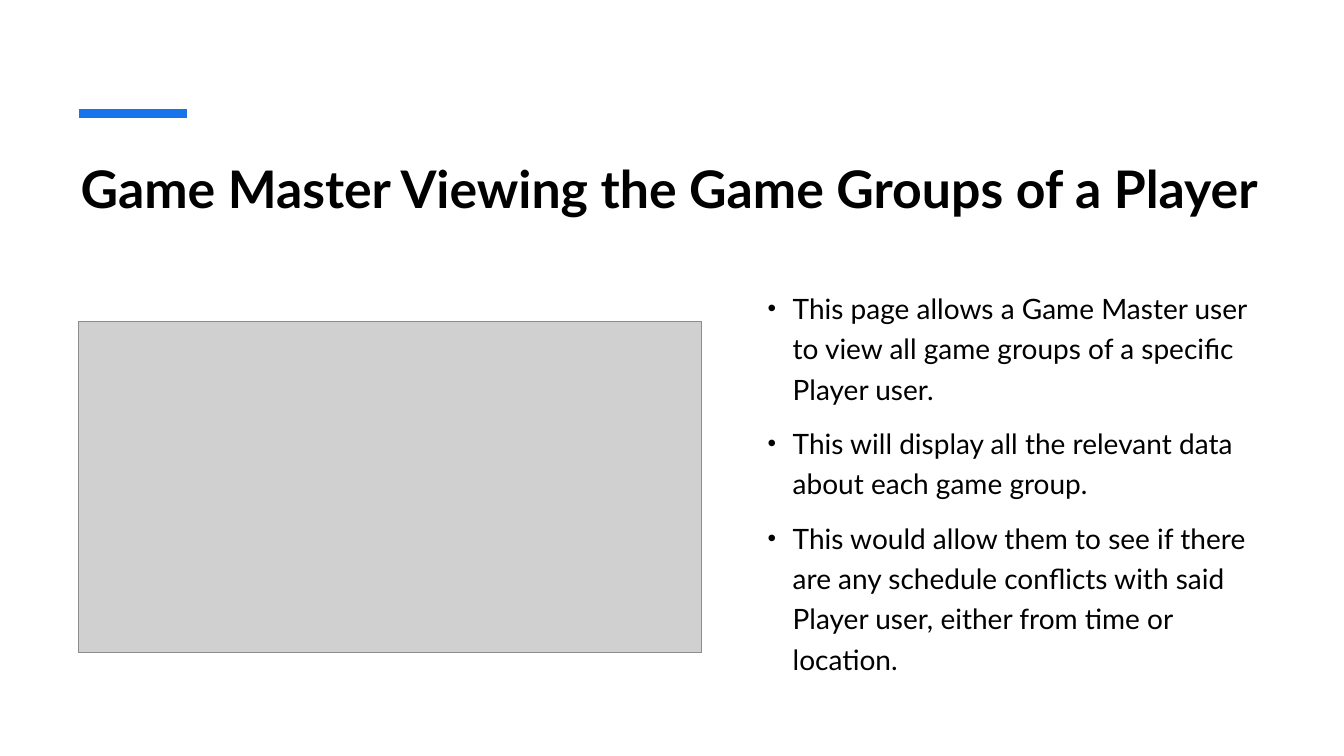
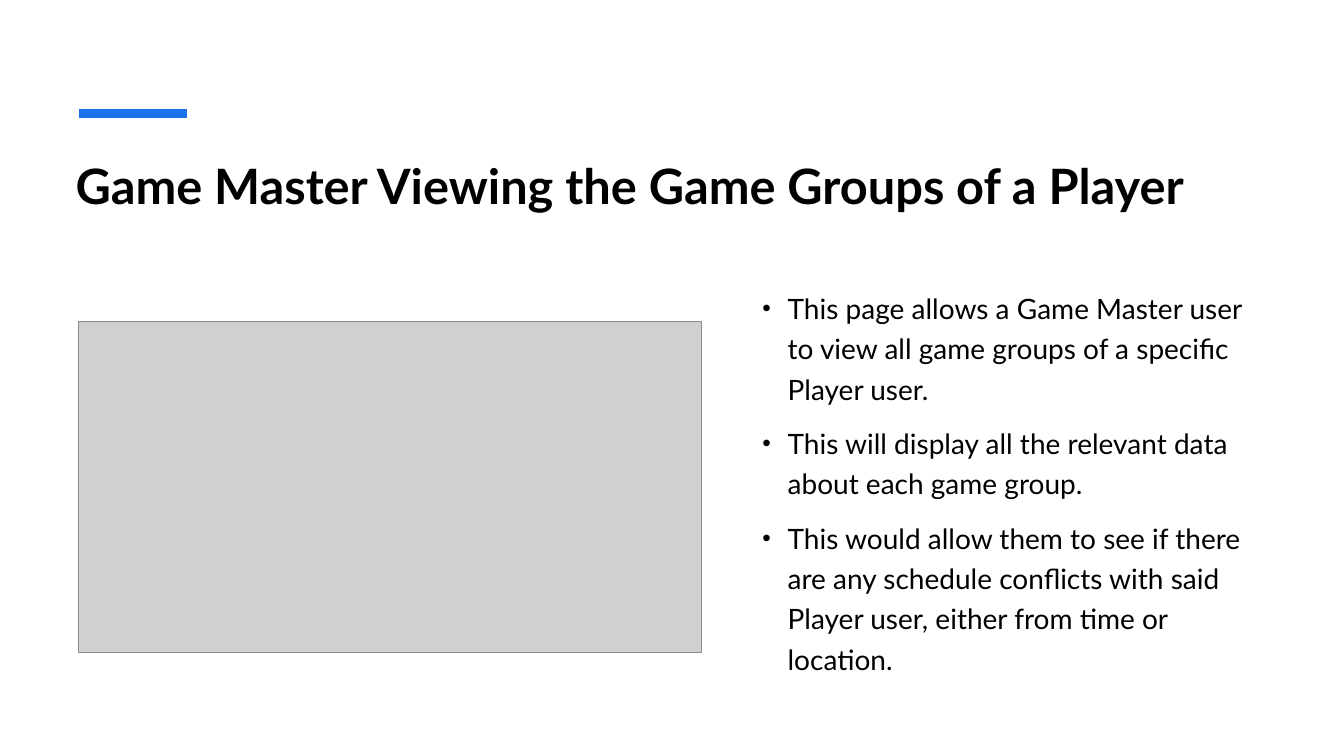
Before and after one commit to Legobman/su25-team10, a slide deck: slide 5 of D&D Group Finder.pptx. Drawn at 1344x756 pixels with LibreOffice and Linux fonts; fonts in the diff are those of the drawing; grey boxes stand for pictures. Boxes give left, top, right and bottom in pixels: in the first picture for what was removed or moved away, otherwise in the second. Text is boxed around its words. In the diff, an @@ line names an element or a change of style, - is before the commit and + after.

```diff
--- a/D&D Group Finder.pptx
+++ b/D&D Group Finder.pptx
@@ title "Game Master Viewing the Game ..." at (76, 167, 1184, 213): size 37 to 34.8 pt @@
@@ text "This page allows a Game ...": place and size @@
-text "This page allows a Game ..." at (793, 298, 1248, 671)
+text "This page allows a Game ..." at (788, 298, 1243, 671)
```
Also in this commit, not shown: 1 other slide changed, 2 slides added, 2 slides removed.
